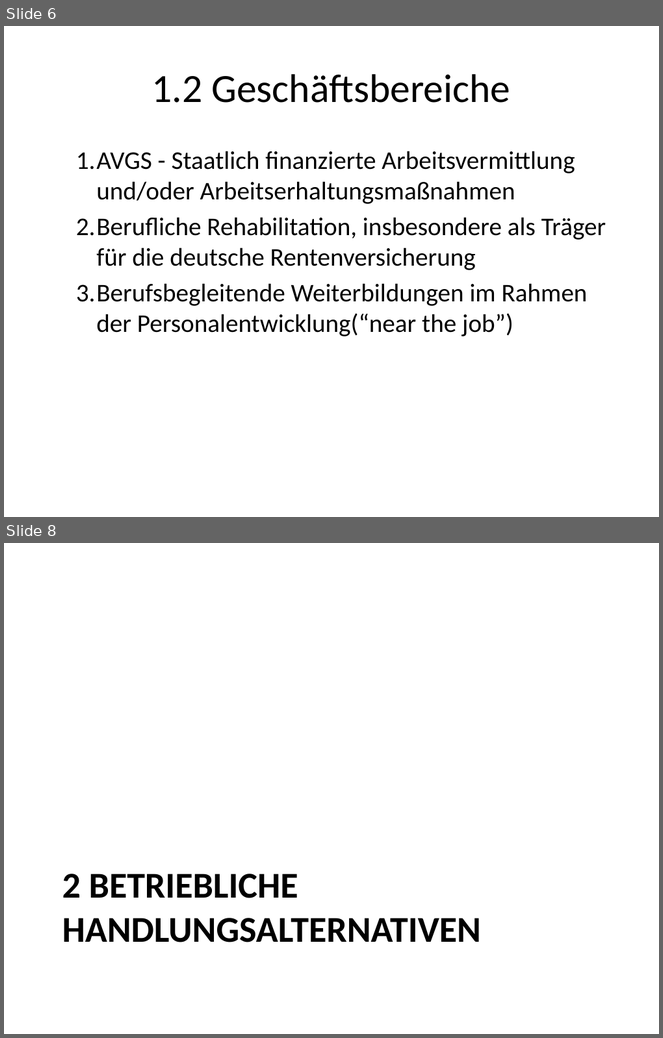
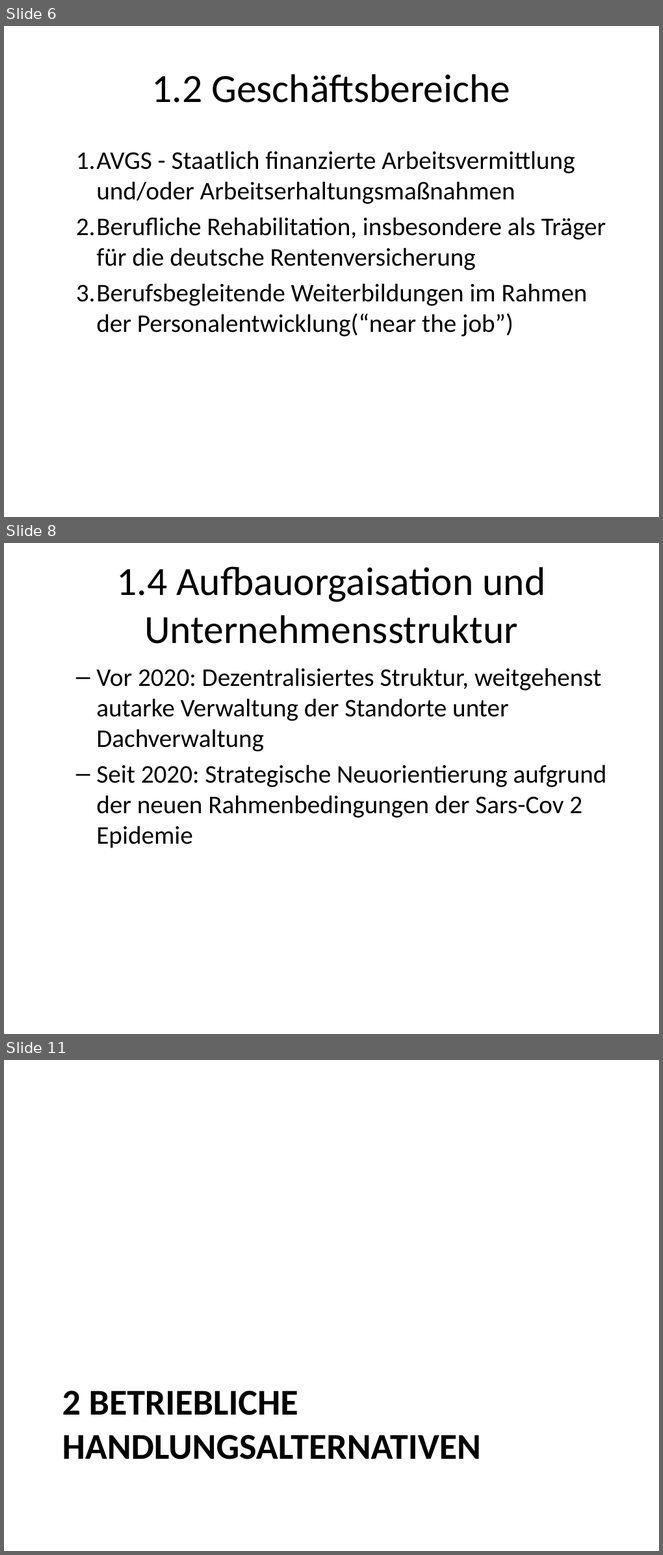
Before and after one commit to roman91DE/wipaed, a slide deck: praktikum/praesentation/praesentation.pptx. Shown one above the other, each under a label of ours: slides 6 and 8 before the commit, slides 6, 8 and 11 after it; the slides between them are not shown. The pictures are 663x1038 and 663x1555 pixels, drawn with LibreOffice and Linux fonts; fonts in the diff are those of the drawing. Boxes give left, top, right and bottom in pixels: in the first picture for what was removed or moved away, otherwise in the second. Text is boxed around its words. In the diff, an @@ line names an element or a change of style, - is before the commit and + after.

```diff
--- a/praktikum/praesentation/praesentation.pptx
+++ b/praktikum/praesentation/praesentation.pptx
@@ slide 8 added at [4, 543, 659, 1034], background #FFFFFF @@
@@ title added at [116, 566, 546, 644], 44 pt, text #000000 @@
+1.4 Aufbauorgaisation und Unternehmensstruktur
@@ text added at [96, 668, 607, 849], 28 pt, text #000000 @@
+  – Vor 2020: Dezentralisiertes Struktur, weitgehenst autarke Verwaltung der Standorte unter Dachverwaltung
+  – Seit 2020: Strategische Neuorientierung aufgrund der neuen Rahmenbedingungen der Sars-Cov 2 Epidemie
@@ what was slide 8 is now slide 11 @@
```
Also in this commit, not shown: 2 slides changed, 4 other slides added, 2 slides removed, 3 other files.
